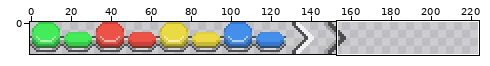
Sprite sheet: Assets/0EX. Request_art_resources/btn_ui_ blank.png. The picture above shows the old version from afar; the outline marks the close-up.
Close-up. The starting point:
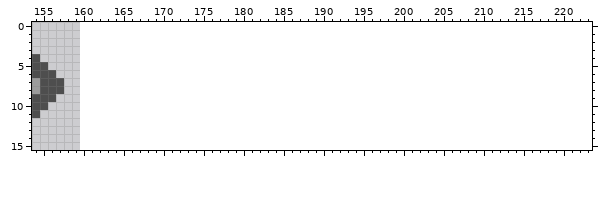
The file is 160x16 pixels. Colours within 5 levels of each other are drawn and written as one. Shown: x 154..223, y 0..15. The old version is drawn lined up with the new one, on the new canvas.
Once edited:
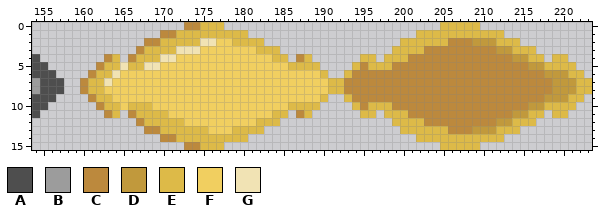
Palette (. is transparent): A #4e4e4e  B #9c9c9c  C #bc893d  D #c1993c  E #ddba48  F #f1cf60  G #f1e3b4
The commit says: ui 하나더 추가
Difference:
canvas 160x16 -> 224x16
There is now colour C in row 0 at x 173 to 174; in row 1 at x 170 to 171; in row 2 at x 168 to 169 and 206 to 208; in row 3 at x 167 and 203 to 211; in row 4 at x 163, 166, 187 and 201 to 213; in row 5 at x 162, 195 and 199 to 215.
There is now colour C in row 6 at x 161 and 194 to 217; in rows 7 to 8 at x 160 and 193 to 218; in row 9 at x 161 and 194 to 217; in row 10 at x 162, 195 and 199 to 215; in row 11 at x 163, 166, 187 and 201 to 213; in row 12 at x 167 and 203 to 211.
There is now colour C in row 13 at x 168 to 169 and 206 to 208; in row 14 at x 170 to 171; in row 15 at x 173 to 174.
There is now colour D in row 2 at x 209 to 211; in row 3 at x 212 to 213; in row 4 at x 214 to 215; in row 5 at x 216 to 217; in row 6 at x 218 to 220; in rows 7 to 8 at x 219 to 221.
There is now colour D in row 9 at x 218 to 220; in row 10 at x 216 to 217; in row 11 at x 214 to 215; in row 12 at x 212 to 213; in row 13 at x 209 to 211.
There is now colour E in row 0 at x 175 to 177 and 205 to 209; in row 1 at x 172 to 180 and 202 to 212; in row 2 at x 170 to 174, 179 to 182, 200 to 205 and 212 to 214; in row 3 at x 168 to 171, 182 to 184, 199 to 202 and 214 to 216; in row 4 at x 164, 167 to 169, 184 to 185, 188, 195 to 196, 198 to 200, 216 to 217 and 219 to 220; in row 5 at x 163 to 164, 166 to 167, 186 to 189, 194, 196 to 198 and 218 to 221.
There is now colour E in row 6 at x 162 to 163, 190, 193 and 221 to 222; in rows 7 to 8 at x 161 to 162, 191 to 192 and 222 to 223; in row 9 at x 162 to 163, 190, 193 and 221 to 222; in row 10 at x 163 to 164, 166 to 168, 186 to 189, 194, 196 to 198 and 218 to 221; in row 11 at x 164, 167 to 170, 184 to 185, 188, 195 to 196, 198 to 200, 216 to 217 and 219 to 220; in row 12 at x 168 to 172, 182 to 184, 199 to 202 and 214 to 216.
There is now colour E in row 13 at x 170 to 175, 179 to 182, 200 to 205 and 212 to 214; in row 14 at x 172 to 180 and 202 to 212; in row 15 at x 175 to 177 and 205 to 209.
There is now colour F in row 2 at x 177 to 178; in row 3 at x 175 to 181; in row 4 at x 172 to 183; in row 5 at x 170 to 185; in row 6 at x 165 to 189; in row 7 at x 164 to 190.
There is now colour F in row 8 at x 163 to 190; in row 9 at x 164 to 189; in row 10 at x 165 and 169 to 185; in row 11 at x 171 to 183; in row 12 at x 173 to 181; in row 13 at x 176 to 178.
There is now colour G in row 2 at x 175 to 176; in row 3 at x 172 to 174; in row 4 at x 170 to 171; in row 5 at x 165 and 168 to 169; in row 6 at x 164; in row 7 at x 163.
Where, in picture pixels (left, top, right, bottom), the same in both close-ups:
added: (80, 22, 592, 150)
